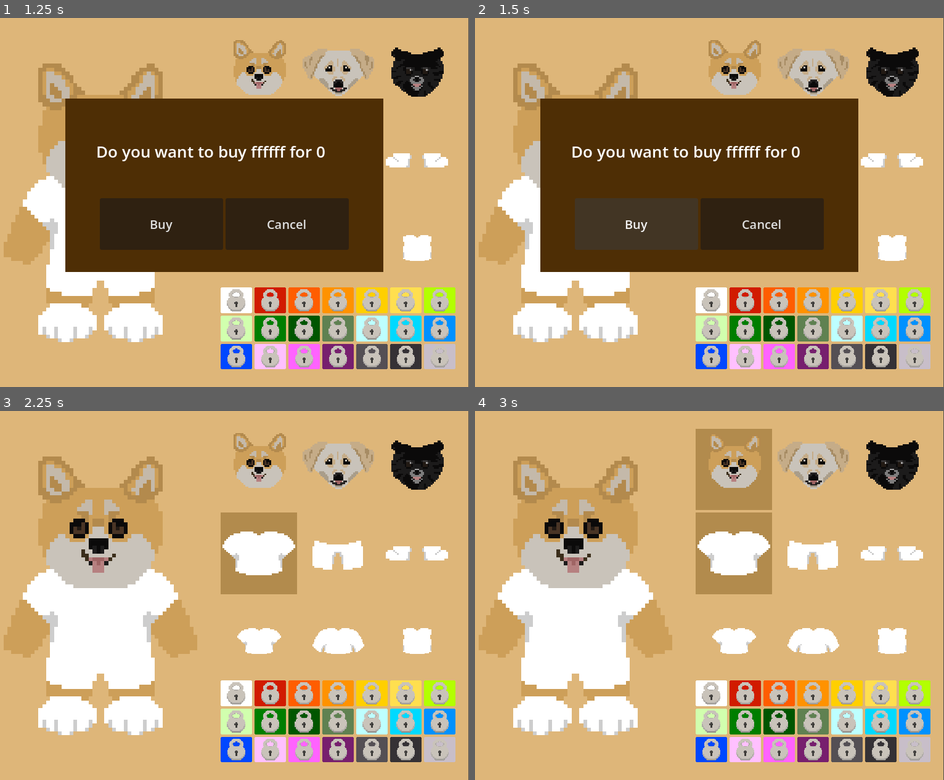
Above: before the commit, frames 1-4 (two rows, left to right).
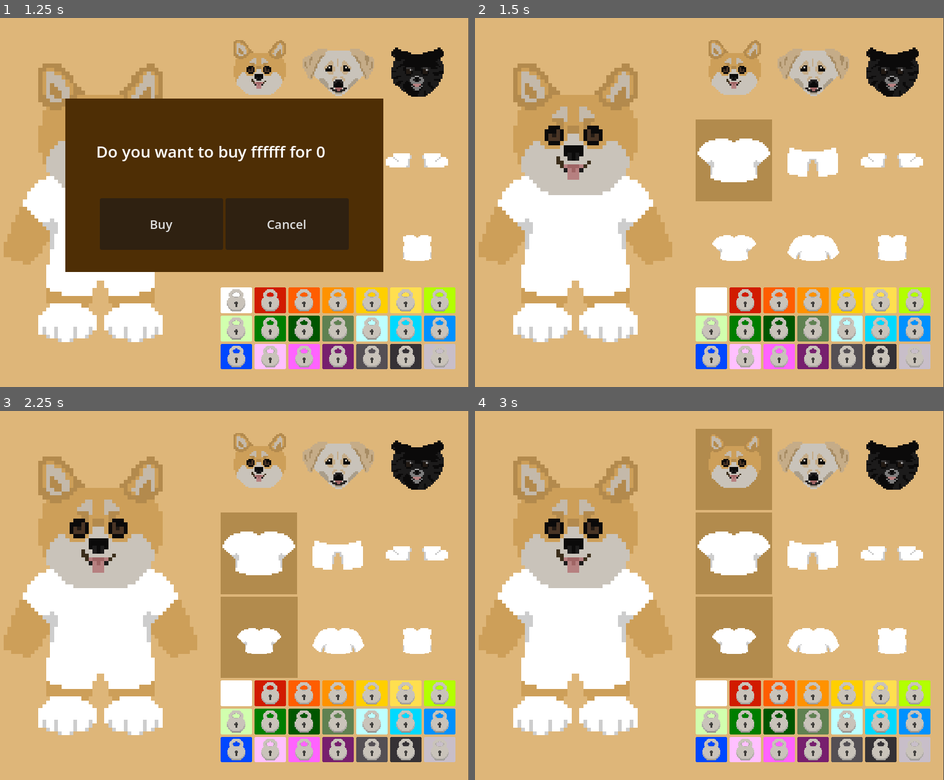
Above: after the commit, the same moments.

Repository: Katie-N/Its-a-Dogs-World
Game: Godot game, scene res://Scenes/Shop/TryOn.tscn
Same seed, same stepped clock (60 frames per second), same inputs: the game is played once before the commit and once after it. The project has no main scene, so this scene is started directly.
Inputs (mouse positions are in pixels of both pictures, inside the frame that each line leads up to):
- Up to frame 1 (1.25 s): click (234, 298) at 0.52 s
- Up to frame 2 (1.5 s): click "Buy" at 1.25 s
- Up to frame 3 (2.25 s): click (286, 617) at 2 s, where only the run before the commit has a clickable "Cancel"
- Up to frame 4 (3 s): click (732, 470) at 2.75 s

Frame 1 is identical in both runs. In frame 2, 32% of the frame differs, in the area x 13-82%, y 21-80%; in frame 3, 3.3%; in frame 4, 3.3%.

Commit message:
Made a game data manager singleton to handle global variables. Got buying colors working. Buying clothing is not possible yet.

Diff:
--- /dev/null
+++ b/Scenes/SharedComponents/buy_item_menu_container.gd
@@ -0,0 +1,64 @@
+extends Control
+
+#These setters ensure that when the exported variables are updated, the text is automatically updated too
+@export var itemName : String:
+	set(value):
+		itemName = value
+		updateText()
+@export var cost : int:
+	set(value):
+		cost = value
+		updateText()
+@export var unlockedArray : Array:
+	set(value):
+		unlockedArray = value
+		updateText()
+
+signal buy_successful
+
+func updateText() -> void:
+	$"Buy Item Menu/Label".text = "Do you want to buy " + str(itemName) + " for " + str(cost)
+
+func _on_exit_menu_pressed() -> void:
+	visible = false
+
+func _on_cancel_pressed() -> void:
+	visible = false
+
+func _on_buy_pressed() -> void:
+	unlockItem()
+	visible = false
+
+func unlockItem():
+	if itemName in unlockedArray:
+		print(itemName + " already unlocked... Something has gone wrong")
+		return
+
+#	Not sure if we want to grab the cost from the source of truth or rely on passing it from the try on page
+	#GameDataManager.wallet.subtract_money(GameDataManager.shopInventory.cost[costKey])
+	GameDataManager.wallet.subtract_money(cost)
+
+	unlockedArray.append(itemName)
+#	Could also call shop_inventory.addToList() but I think this works too as unlockedArray should be a reference to GameDataManager.shopInventory.someArray rather than a copy of it.
+
+#	After successfully buying the item, we will emit a signal so any updates from the other scenes can be made
+#	For example, after buying a color, the TryOn scene will need to know about it so it can remove the lock button over that color.
+	buy_successful.emit(itemName)
+
+#	Save after unlocking a new item
+	#SaverLoader.save_game()
+
+# When a locked item is clicked on, it will open the Buy Item Menu Container scene and wait for the user to either cancel or buy the item.
+# itemName: the exact name that will be appended to the unlockedArray
+# unlockedArray: a reference to one of the "unlocked_X" arrays in GameDataManger.shopInventory
+# costKey: the key that will be searched in the GameDataManger.shopInventory.cost array to find the cost of the item.
+# message: a special message that may be integrated later (not currently in use).
+# Future idea: move this function to be in the buy_item_menu_container script. Like as an initializer/setter function.
+func setItemInfo(itemNamep, unlockedArrayp, costKeyp, messagep):
+	itemName = itemNamep
+	unlockedArray = unlockedArrayp
+	cost = GameDataManager.shopInventory.cost[costKeyp]
+	updateText()
+
+func openMenu():
+	visible = true
--- a/Scenes/buy_item_menu_container.tscn
+++ b/Scenes/SharedComponents/buy_item_menu_container.tscn
@@ -1,6 +1,6 @@
 [gd_scene format=3 uid="uid://noair8speckf"]
 
-[ext_resource type="Script" uid="uid://b1xu8tq8qptg0" path="res://Scenes/buy_item_menu_container.gd" id="1_gr1kq"]
+[ext_resource type="Script" uid="uid://b1xu8tq8qptg0" path="res://Scenes/SharedComponents/buy_item_menu_container.gd" id="1_gr1kq"]
 
 [sub_resource type="Theme" id="Theme_460hh"]
 
@@ -91,4 +91,5 @@
 autowrap_mode = 2
 
 [connection signal="pressed" from="Exit Menu" to="." method="_on_exit_menu_pressed"]
+[connection signal="pressed" from="Buy Item Menu/HBoxContainer/Buy" to="." method="_on_buy_pressed"]
 [connection signal="pressed" from="Buy Item Menu/HBoxContainer/Cancel" to="." method="_on_cancel_pressed"]
--- a/Scenes/dogCharacter.tscn
+++ b/Scenes/SharedComponents/dogCharacter.tscn
@@ -1,6 +1,6 @@
 [gd_scene format=3 uid="uid://chb2ksgqf6a6r"]
 
-[ext_resource type="Script" uid="uid://crgi1dhxgyo53" path="res://Scenes/dog_character.gd" id="1_w7o8x"]
+[ext_resource type="Script" uid="uid://crgi1dhxgyo53" path="res://Scenes/SharedComponents/dog_character.gd" id="1_w7o8x"]
 [ext_resource type="Texture2D" uid="uid://coeuruojdj8km" path="res://Art/Characters/DogBodySpritesheet.png" id="2_w7o8x"]
 [ext_resource type="Texture2D" uid="uid://ms3ljw5y60kr" path="res://Art/Items/ClothingSpritesheet.png" id="3_00prv"]
 [ext_resource type="Texture2D" uid="uid://77ckvastgmxk" path="res://Art/Characters/DogHeadSpritesheet.png" id="4_up476"]
--- /dev/null
+++ b/Scenes/SharedComponents/game_data_manager.tscn
@@ -0,0 +1,14 @@
+[gd_scene format=3 uid="uid://cxlh64sxlxgxg"]
+
+[ext_resource type="Script" uid="uid://dy1nakx6cubuf" path="res://game_data_manager.gd" id="1_adh3f"]
+[ext_resource type="PackedScene" uid="uid://bxdfqbs210iub" path="res://Scenes/SharedComponents/shop_inventory.tscn" id="2_bspsb"]
+[ext_resource type="PackedScene" uid="uid://cylxc15rqhn0b" path="res://Scenes/SharedComponents/wallet.tscn" id="3_kan6q"]
+
+[node name="GameDataManager" type="Node2D" unique_id=1158514141 node_paths=PackedStringArray("wallet", "shopInventory")]
+script = ExtResource("1_adh3f")
+wallet = NodePath("Wallet")
+shopInventory = NodePath("ShopInventory")
+
+[node name="Wallet" parent="." unique_id=748912966 instance=ExtResource("3_kan6q")]
+
+[node name="ShopInventory" parent="." unique_id=305332515 instance=ExtResource("2_bspsb")]
--- /dev/null
+++ b/Scenes/SharedComponents/shop_inventory.tscn
@@ -0,0 +1,6 @@
+[gd_scene format=3 uid="uid://bxdfqbs210iub"]
+
+[ext_resource type="Script" uid="uid://ceo7460407has" path="res://shop_inventory.gd" id="1_762mo"]
+
+[node name="ShopInventory" type="Node2D" unique_id=305332515]
+script = ExtResource("1_762mo")
--- /dev/null
+++ b/Scenes/SharedComponents/wallet.gd
@@ -0,0 +1,16 @@
+extends Node2D
+class_name Wallet
+
+var money = 0
+
+func add_money(amount : int):
+	money += amount
+	print("New Balance: " + str(money))
+
+func subtract_money(amount : int):
+	if amount > money:
+		print("Insufficient Funds: " + str(amount) + " > current balance of " + str(money))
+		return null
+	else:
+		money -= amount
+		print("New Balance: " + str(money))
--- /dev/null
+++ b/Scenes/SharedComponents/wallet.tscn
@@ -0,0 +1,6 @@
+[gd_scene format=3 uid="uid://cylxc15rqhn0b"]
+
+[ext_resource type="Script" uid="uid://3dsj1yf07601" path="res://Scenes/SharedComponents/wallet.gd" id="1_cms6v"]
+
+[node name="Wallet" type="Node2D" unique_id=748912966]
+script = ExtResource("1_cms6v")
--- a/Scenes/Shop/TryOn.tscn
+++ b/Scenes/Shop/TryOn.tscn
@@ -1,6 +1,6 @@
 [gd_scene format=3 uid="uid://drn4bq81tbfap"]
 
-[ext_resource type="PackedScene" uid="uid://chb2ksgqf6a6r" path="res://Scenes/dogCharacter.tscn" id="1_bae7o"]
+[ext_resource type="PackedScene" uid="uid://chb2ksgqf6a6r" path="res://Scenes/SharedComponents/dogCharacter.tscn" id="1_bae7o"]
 [ext_resource type="Script" uid="uid://bwsit1rqq73il" path="res://Scenes/Shop/try_on.gd" id="1_giymh"]
 [ext_resource type="Texture2D" uid="uid://cxbt3x505jy1d" path="res://Art/Characters/corgiHead.png" id="3_3kunc"]
 [ext_resource type="ButtonGroup" uid="uid://xlr7r5o303dn" path="res://resources/articleOfClothingButtonGroup.tres" id="4_a8vxu"]
@@ -10,7 +10,7 @@
 [ext_resource type="Texture2D" uid="uid://ms3ljw5y60kr" path="res://Art/Items/ClothingSpritesheet.png" id="7_5bqxl"]
 [ext_resource type="Script" uid="uid://bkosvnfdrt2ah" path="res://Src/saver_loader.gd" id="9_kgg0x"]
 [ext_resource type="Texture2D" uid="uid://cpunbttpl0sy2" path="res://Art/Items/lock.png" id="9_qw47h"]
-[ext_resource type="PackedScene" uid="uid://noair8speckf" path="res://Scenes/buy_item_menu_container.tscn" id="10_62c7g"]
+[ext_resource type="PackedScene" uid="uid://noair8speckf" path="res://Scenes/SharedComponents/buy_item_menu_container.tscn" id="10_62c7g"]
 
 [sub_resource type="AtlasTexture" id="AtlasTexture_a8vxu"]
 atlas = ExtResource("7_5bqxl")
@@ -218,3 +218,4 @@
 [connection signal="toggled" from="CanvasLayer/CustomizationOptions/Article Of Clothing Selection/ShirtsButton" to="." method="_on_shirt_button_toggled"]
 [connection signal="toggled" from="CanvasLayer/CustomizationOptions/Article Of Clothing Selection/PantsButton" to="." method="_on_pants_button_toggled"]
 [connection signal="toggled" from="CanvasLayer/CustomizationOptions/Article Of Clothing Selection/ShoesButton" to="." method="_on_shoes_button_toggled"]
+[connection signal="buy_successful" from="CanvasLayer/Buy Item Menu Container" to="." method="_on_buy_item_menu_container_buy_successful"]
--- a/Scenes/Shop/shop.tscn
+++ b/Scenes/Shop/shop.tscn
@@ -1,7 +1,7 @@
 [gd_scene format=3 uid="uid://bf2i7qsh6ai88"]
 
 [ext_resource type="Texture2D" uid="uid://bbni7w7yrxpvj" path="res://Art/Backgrounds/Background Mockup.png" id="1_78vcx"]
-[ext_resource type="PackedScene" uid="uid://chb2ksgqf6a6r" path="res://Scenes/dogCharacter.tscn" id="2_dqdqq"]
+[ext_resource type="PackedScene" uid="uid://chb2ksgqf6a6r" path="res://Scenes/SharedComponents/dogCharacter.tscn" id="2_dqdqq"]
 
 [sub_resource type="RectangleShape2D" id="RectangleShape2D_8dak6"]
 size = Vector2(20, 616)
--- a/Scenes/Shop/try_on.gd
+++ b/Scenes/Shop/try_on.gd
@@ -2,18 +2,18 @@
 
 # ----SAVE DATA----
 
-# These lists contain the identifiers of the unlocked items.
-# Unlocked colors will have the string names of the colors as that is how they're identified.
-# The unlocked sprites are identified by their row index in the master spritesheet.
-var unlocked_colors = []
-var unlocked_shirts = []
-var unlocked_pants = []
-var unlocked_shoes = []
-var unlocked_shirt_designs = []
-var cost = {
-	"color": 0,
-	"clothes": 0
-}
+## These lists contain the identifiers of the unlocked items.
+## Unlocked colors will have the string names of the colors as that is how they're identified.
+## The unlocked sprites are identified by their row index in the master spritesheet.
+#var unlocked_colors = []
+#var unlocked_shirts = []
+#var unlocked_pants = []
+#var unlocked_shoes = []
+#var unlocked_shirt_designs = []
+#var cost = {
+	#"color": 0,
+	#"clothes": 0
+#}
 
 # -----------------
 
@@ -42,6 +42,7 @@
 @onready var clothingItemTemplateButton = $"CanvasLayer/CustomizationOptions/Clothing Selection/ClothingItemButton"
 
 func _ready():
+	print(GameDataManager.shopInventory.unlocked_colors)
 	instantiateDogModelButtons()
 	for clothingType in clothingTypes:
 		instantiateClothingButtons(clothingType)
@@ -93,20 +94,33 @@
 # COLOR SELECTION GRID CODE
 
 func instantiateColorButtons():
+#	Reset the Color Selection Container
+#	This code was a workaround to get unlocked colors updated (so they wouldn't have a lock after being bought).
+#	I couldn't figure out how to grab just the color that has a lock on it so I tried just reloading the entire color selection div...
+#	It works but at what cost...
+# 	I figured out how to isolate the locked item but I'm leaving this reset code here
+	var colorSelectionContainer = colorTemplateButton.get_parent()
+	for child in colorSelectionContainer.get_children():
+		if child.name == colorTemplateButton.name:
+			continue
+		colorSelectionContainer.remove_child(child)
+		child.queue_free()
+	colorTemplateButton.visible = true
+
 	for color in availableColors:
 		var button = colorTemplateButton.duplicate()
 		var stylebox = button.get_theme_stylebox("normal").duplicate()
 		stylebox.bg_color = Color("#" + color)
 		button.add_theme_stylebox_override("normal", stylebox)
-		colorTemplateButton.get_parent().add_child(button)
+		colorSelectionContainer.add_child(button)
 		button.name = color
 		button.pressed.connect(changeColor.bind(color))
 
 		var lockButton = button.get_node("LockButton")
-		lockButton.pressed.connect(openItemUnlockMenu.bind(button, button.name, unlocked_colors, "color", "this color"))
+		lockButton.pressed.connect(openItemUnlockMenu.bind(button.name, GameDataManager.shopInventory.unlocked_colors, "color", "this color"))
 
 #		If this color has not been unlocked, then we need to put a little lock over it :)
-		if color in unlocked_colors:
+		if color in GameDataManager.shopInventory.unlocked_colors:
 			lockButton.visible = false
 
 #	Hide the template button now that we have finished adding buttons.
@@ -269,23 +283,23 @@
 	# To prevent the colorRect from catching mouse clicks, set Mouse -> Filter = Ignore
 	# To make the ColorRect cover the TextureButton, set Layout -> Anchors Preset = Full Rect
 
-# When a locked item is clicked on, it will open the Buy Item Menu Container scene and wait for the user to either cancel or buy the item.
-func openItemUnlockMenu(lockedItem, itemName, unlockedArray, costKey, message):
-	$"CanvasLayer/Buy Item Menu Container".itemName = itemName
-	$"CanvasLayer/Buy Item Menu Container".cost = cost[costKey]
-	$"CanvasLayer/Buy Item Menu Container".visible = true
-
-
-func unlockItem(lockedItem, itemName, unlockedArray, costKey):
-	if itemName in unlockedArray:
-		print(itemName + " already unlocked... Something has gone wrong")
-		return
-	#if wallet < cost[costKey]:
-		#print("Not enough money :(")
-		#return
-	#wallet -= cost[costKey]
-	unlockedArray.append(itemName)
-
-	print("Unlock " + lockedItem.name)
-#	Save after unlocking a new item
-	#SaverLoader.save_game()
+func openItemUnlockMenu(itemName, unlockedArray, costKey, message):
+	print(itemName)
+	$"CanvasLayer/Buy Item Menu Container".setItemInfo(itemName, unlockedArray, costKey, message)
+	$"CanvasLayer/Buy Item Menu Container".openMenu()
+
+func _on_buy_item_menu_container_buy_successful(itemName) -> void:
+#	recursive = true because we want to search grandchildren+ nodes
+#	owned = false because the node we are searching for was created by code and is therefore unowned by default. This is not the default behavior of find_child and was causing me errors before I set it to true.
+	find_child(itemName, true, false).get_node("LockButton").visible = false
+
+#	TODO: In the future, when clothing is locked too (not just colors), this function should probably be revisited.
+#	The color buttons are named exactly what itemName is (their hex code).
+# 	But the clothing buttons are named {ClothingType}{index} (i.e. Shirts0 for the shirt in row 0 of the master spritesheet)
+#	I think 0 would be itemName in this case. We can't just search for 0, we have to know that it has the shirts clothing type.
+#	And we can't get rid of clothing type because it is used to identify button_groups.
+#	Not to mention how easy potential naming conflicts would get if the itemName was simply a number.
+#	This will need to be thought about more in the future when its time to add in locked clothing.
+
+#	My old workaround was to reinstantiate ALL of the selection buttons whenever something got bought.
+#	This is because the instantiation function handles checking whether an item is unlocked and then giving it a lock accordingly.
--- a/Scenes/buy_item_menu_container.gd
+++ /dev/null
@@ -1,20 +0,0 @@
-extends Control
-
-#These setters ensure that when the exported variables are updated, the text is automatically updated too
-@export var itemName : String:
-	set(value):
-		itemName = value
-		updateText()
-@export var cost : int:
-	set(value):
-		cost = value
-		updateText()
-
-func updateText() -> void:
-	$"Buy Item Menu/Label".text = "Do you want to buy " + str(itemName) + " for " + str(cost)
-
-func _on_exit_menu_pressed() -> void:
-	visible = false
-
-func _on_cancel_pressed() -> void:
-	visible = false
--- /dev/null
+++ b/game_data_manager.gd
@@ -0,0 +1,5 @@
+#class_name GameDataManager
+extends Node2D
+
+@export var wallet : Wallet
+@export var shopInventory : ShopInventory
--- a/project.godot
+++ b/project.godot
@@ -13,6 +13,10 @@
 config/name="Its a Dogs World"
 config/features=PackedStringArray("4.6", "GL Compatibility")
 config/icon="res://icon.svg"
+
+[autoload]
+
+GameDataManager="*uid://cxlh64sxlxgxg"
 
 [display]
 
--- /dev/null
+++ b/shop_inventory.gd
@@ -0,0 +1,25 @@
+class_name ShopInventory
+extends Node2D
+
+# ----SAVE DATA----
+
+# These lists contain the identifiers of the unlocked items.
+# Unlocked colors will have the string names of the colors as that is how they're identified.
+# The unlocked sprites are identified by their row index in the master spritesheet.
+var unlocked_colors = []
+var unlocked_shirts = []
+var unlocked_pants = []
+var unlocked_shoes = []
+var unlocked_shirt_designs = []
+
+# As the cost of things will change as the game progresses, we need to keep this array as save data
+var cost = {
+	"color": 0, # For now, make it all free
+	"clothes": 0
+}
+
+# -----------------
+
+func addToList(itemName, unlockedArray):
+	unlockedArray.append(itemName)
+	print(itemName + " has been added to " + unlockedArray)
Renamed: Scenes/buy_item_menu_container.gd.uid -> Scenes/SharedComponents/buy_item_menu_container.gd.uid
Renamed: Scenes/dog_character.gd -> Scenes/SharedComponents/dog_character.gd
Renamed: Scenes/dog_character.gd.uid -> Scenes/SharedComponents/dog_character.gd.uid
Not shown, added: Scenes/SharedComponents/wallet.gd.uid
Not shown, added: game_data_manager.gd.uid
Not shown, added: shop_inventory.gd.uid
